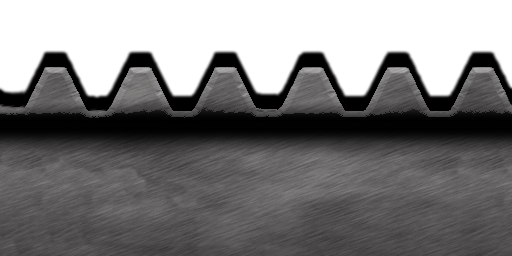
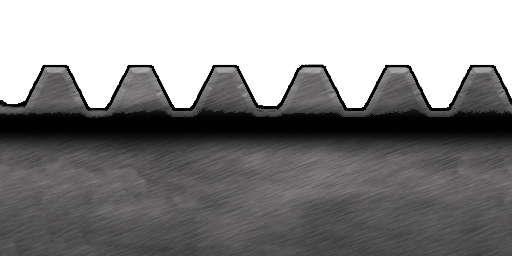
Layer changes from the first w=512, h=256 image to the second:
painted on "Layer 1 copy 2" over (0, 50, 512, 108)
